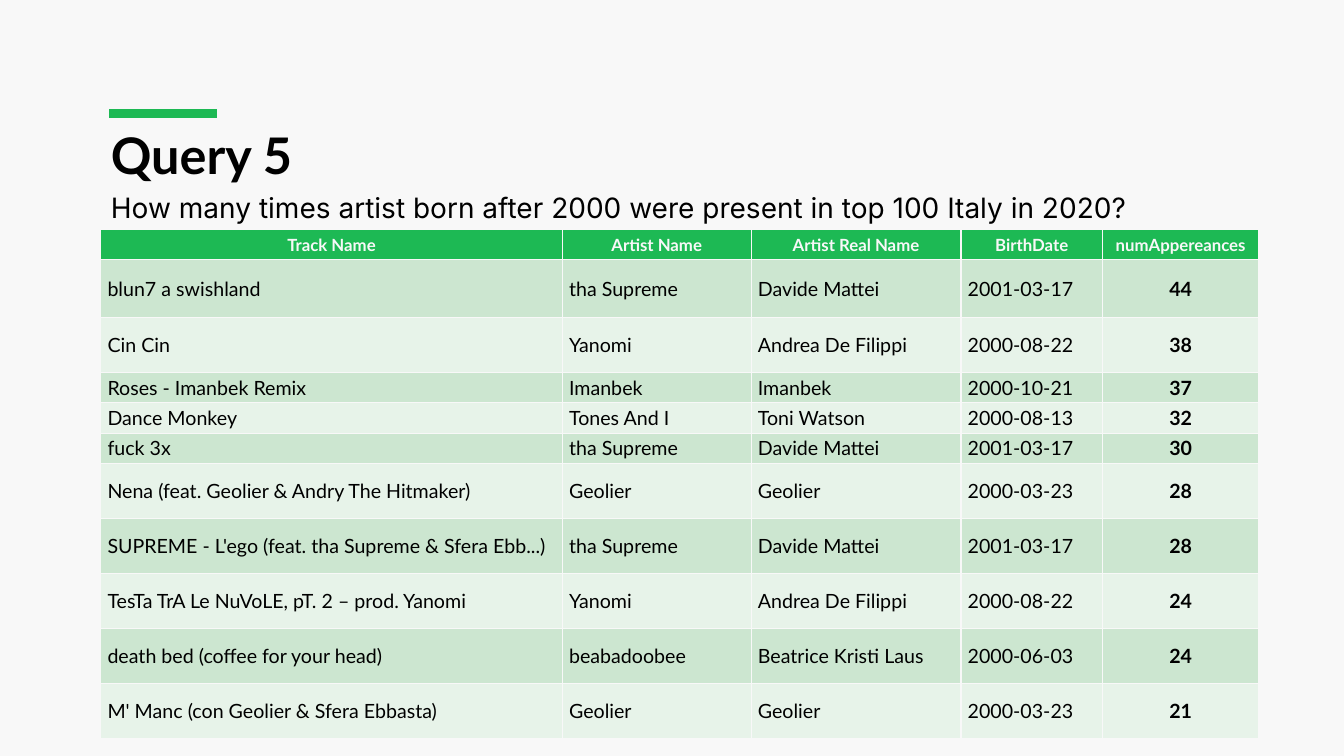
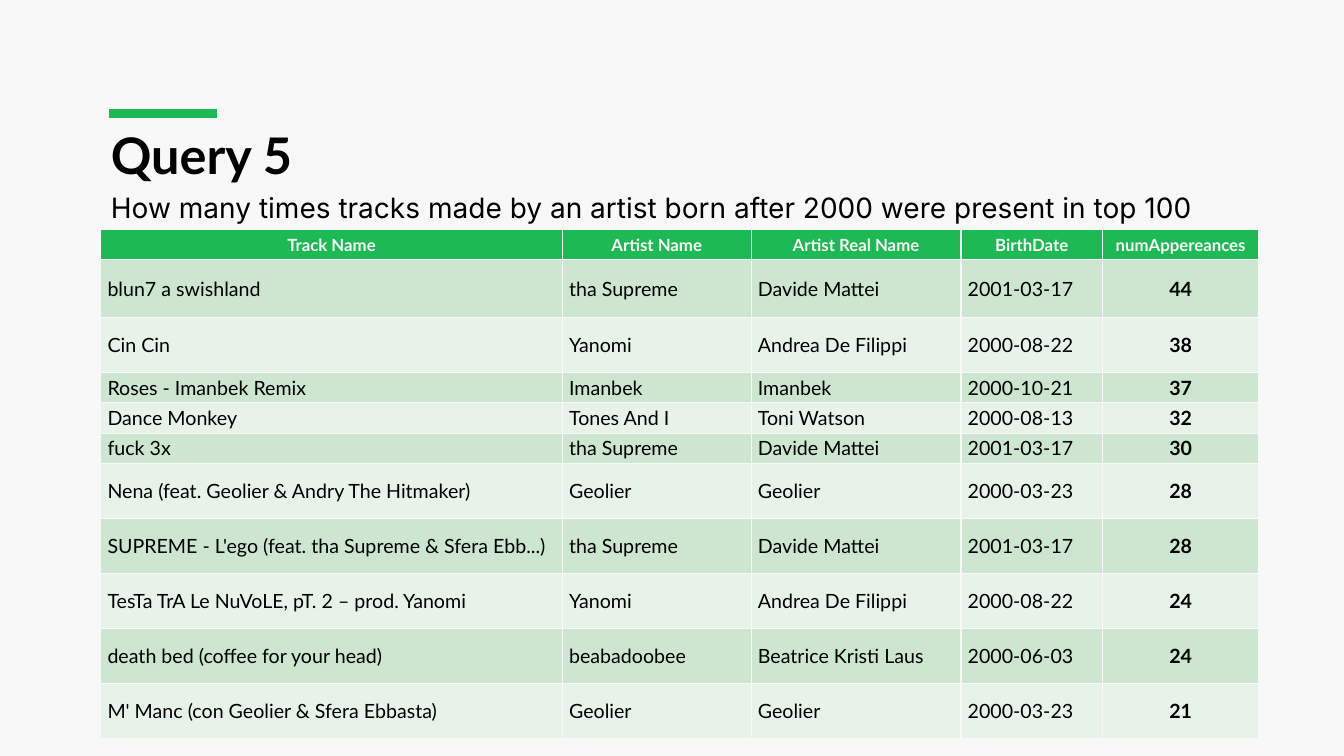
Before and after one commit to luca-martinelli-09/spotify-lod, a slide deck: slide 15 of Spotify_Presentation.pptx. Drawn at 1344x756 pixels with LibreOffice and Linux fonts; fonts in the diff are those of the drawing. Boxes give left, top, right and bottom in pixels: in the first picture for what was removed or moved away, otherwise in the second. Text is boxed around its words. In the diff, an @@ line names an element or a change of style, - is before the commit and + after.

```diff
--- a/Spotify_Presentation.pptx
+++ b/Spotify_Presentation.pptx
@@ text at (111, 196, 1191, 262): text changed @@
-How many times artist born after 2000 were present in top 100 Italy in 2020?
+How many times tracks made by an artist born after 2000 were present in top 100 Italy in 2020?
```
Also in this commit, not shown: 1 other file.
